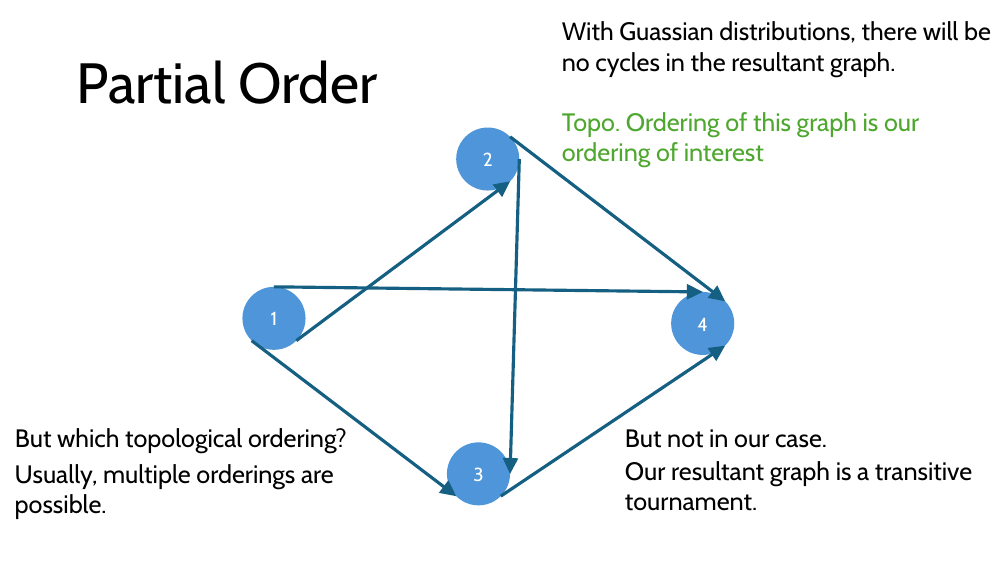
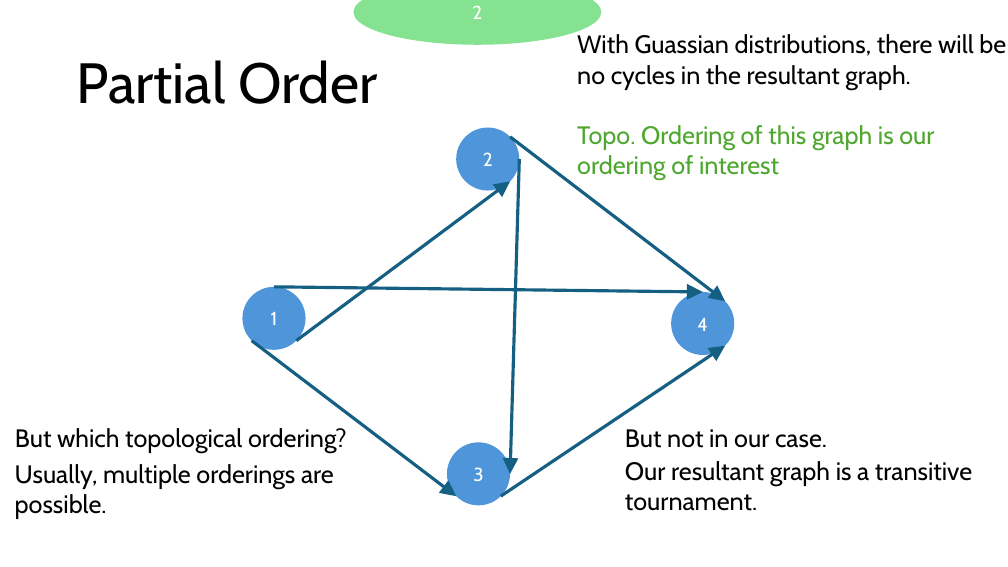
Before and after one commit to HaseebLUMS/Onyx-Presentation, a slide deck: slide 21 of tommy_hotnets.pptx. Drawn at 1008x567 pixels with LibreOffice and Linux fonts; fonts in the diff are those of the drawing. Boxes give left, top, right and bottom in pixels: in the first picture for what was removed or moved away, otherwise in the second. Text is boxed around its words. In the diff, an @@ line names an element or a change of style, - is before the commit and + after.

```diff
--- a/tommy_hotnets.pptx
+++ b/tommy_hotnets.pptx
@@ ellipse added at (354,0,602,45), fill #84E291, 18 pt, text #FFFFFF @@
+2
@@ text "With Guassian distributions, there will ...": place and size @@
-text "With Guassian distributions, there will ..." at (562,21,991,168)
+text "With Guassian distributions, there will ..." at (577,34,1006,180)
```
Also in this commit, not shown: 11 other slides changed.
